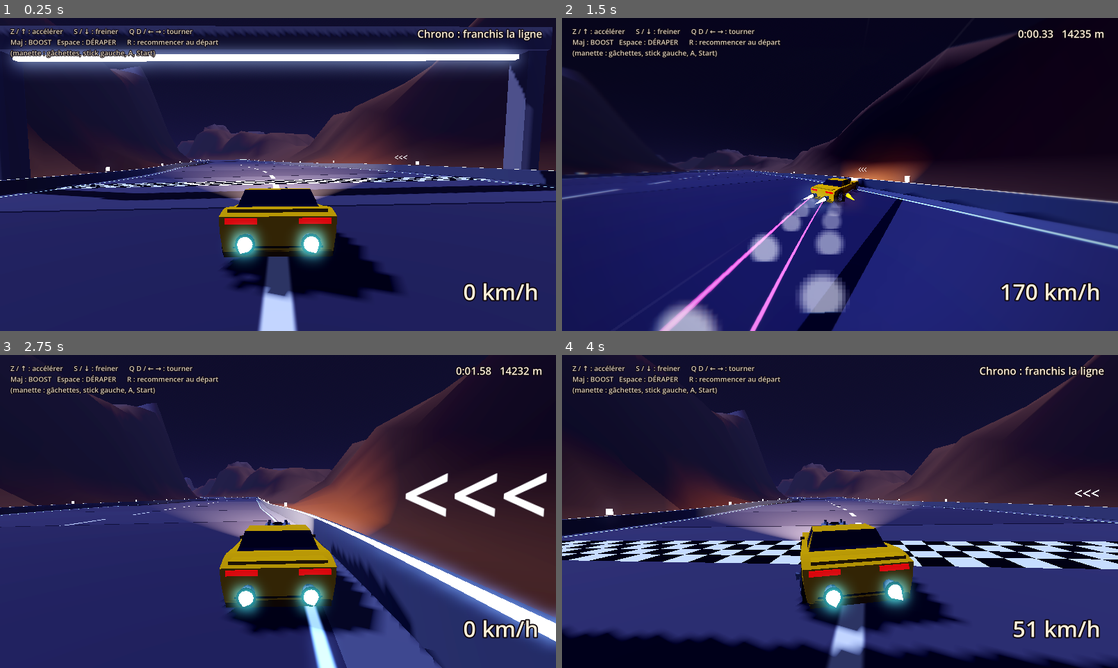
Above: before the commit, frames 1-4 (two rows, left to right).
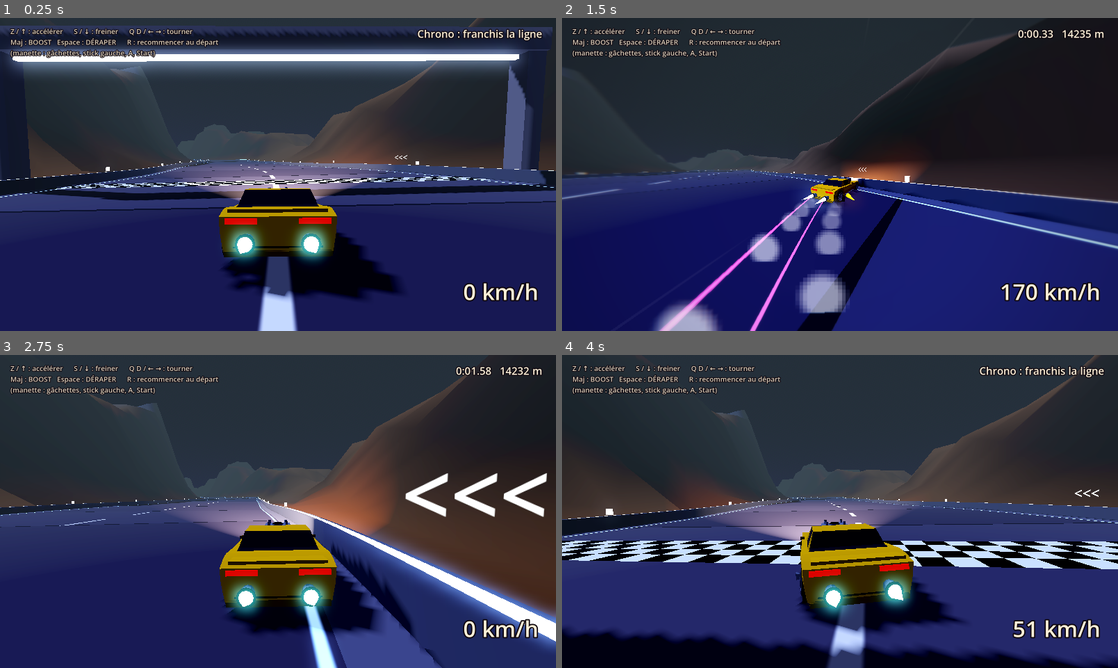
Above: after the commit, the same moments.

Repository: CrachelaVapeur/Jeu-de-Course
Game: Godot game, scene res://scenes/circuit_01.tscn
Two runs of this game, one before a commit and one after it. Both use one fixed random seed, a clock stepped at 60 frames per second and the inputs below.
Inputs:
- Up to frame 1 (0.25 s): no input
- Up to frame 2 (1.5 s): hold D (droite) 0.53-1.28 s; hold Shift (boost) 0.53-1.28 s; hold Down from 1.28 s (still down); tap Space (deraper) at 1.35 s
- Up to frame 3 (2.75 s): release Down at 2.03 s; hold D (droite) from 2.03 s (still down); hold S (freiner) from 2.03 s (still down)
- Up to frame 4 (4 s): release D (droite) at 2.78 s; release S (freiner) at 2.78 s; hold W (accelerer) 2.78-3.53 s; tap R (recommencer) at 2.85 s; hold A (gauche) from 3.53 s (still down); tap X at 3.6 s

The runs differ from the first frame. In frame 1, 23% of the frame differs, in the area x 0-100%, y 0-47%; in frame 2, 29%; in frame 3, 30%; in frame 4, 33%.

Commit message:
Much thicker haze, closer to Blade Runner 2049
Fog reaches 97% at 700 m (was 88% at 2 km), with a lighter grey-teal
colour that also covers the horizon, so the scenery melts into it. City
glows are a little softer to match.

Co-Authored-By: Claude Opus 5.5 <noreply@anthropic.com>
Claude-Session: https://claude.ai/code/session_019EpZwZkNSig7RBCoAMooUs

Diff:
--- a/scenes/circuit_01.tscn
+++ b/scenes/circuit_01.tscn
@@ -41,13 +41,12 @@
 glow_hdr_threshold = 1.2
 fog_enabled = true
 fog_mode = 1
-fog_light_color = Color(0.19, 0.18, 0.32, 1)
-fog_density = 0.88
-fog_depth_begin = 0.0
-fog_depth_end = 2000.0
-fog_depth_curve = 0.25
+fog_light_color = Color(0.21, 0.25, 0.28, 1)
+fog_density = 0.97
+fog_depth_begin = 10.0
+fog_depth_end = 700.0
+fog_depth_curve = 0.3
 fog_aerial_perspective = 0.5
-fog_sky_affect = 0.5
 adjustment_enabled = true
 adjustment_contrast = 1.05
 adjustment_saturation = 1.0
--- a/scripts/villes.gd
+++ b/scripts/villes.gd
@@ -122,7 +122,7 @@
 	# de Blade Runner. Les immeubles se découpent dessus en silhouette.
 	var sol_centre: float = maxf(_circuit._hauteur_sol(centre.x, centre.y), _circuit.terrain.niveau_mer)
 	var couleur_halo := Color(1.0, 0.62, 0.38).lerp(Color(0.45, 0.75, 1.0), teinte)
-	_ajouter_halo(Vector3(centre.x, sol_centre + hauteur_max * 0.35, centre.y), rayon * 3.2, couleur_halo, 0.12, 0.00035)
+	_ajouter_halo(Vector3(centre.x, sol_centre + hauteur_max * 0.35, centre.y), rayon * 3.2, couleur_halo, 0.09, 0.00035)
 	print("Ville : %d immeubles" % corps.size())
 
 
